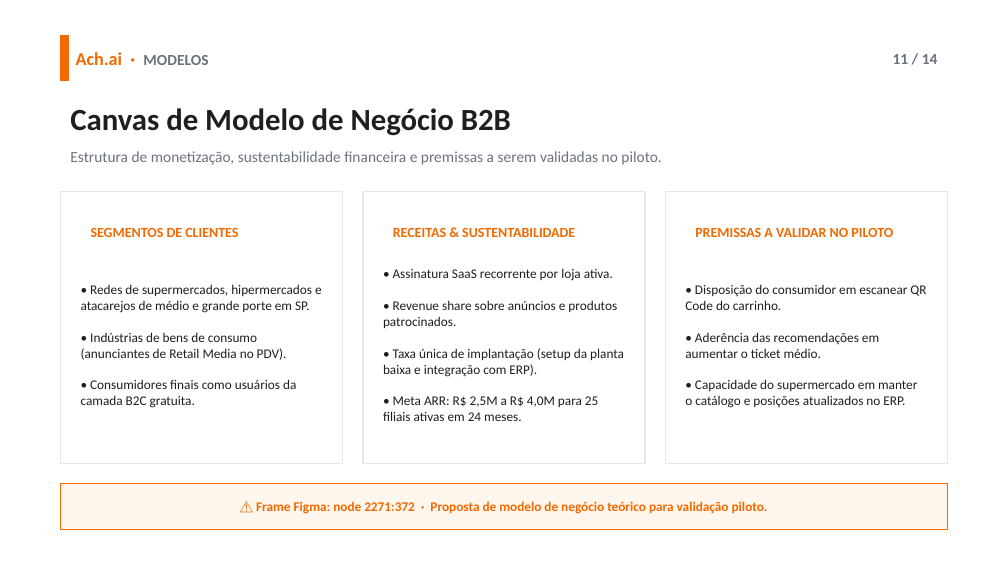
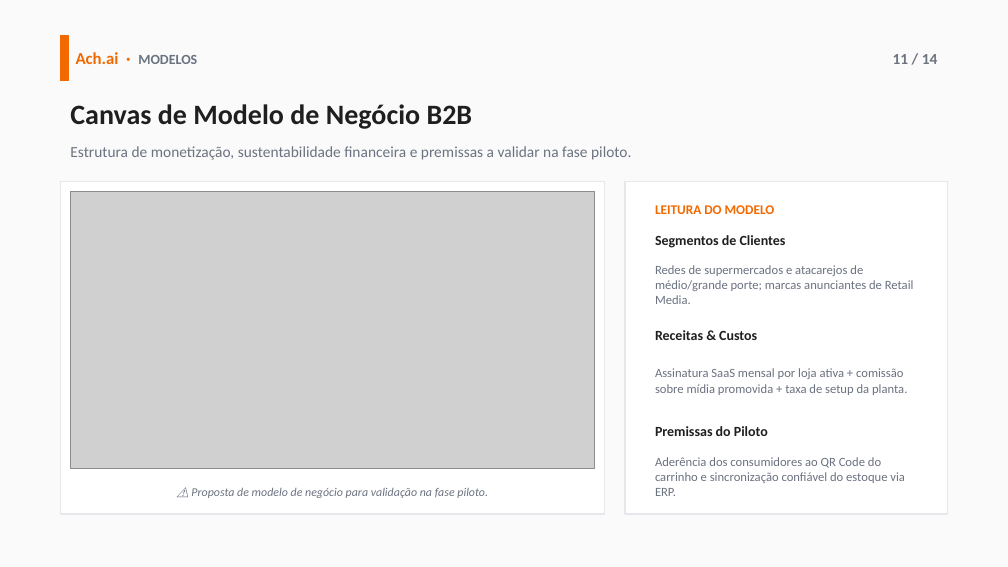
Before and after one commit to 2026-2-NCC7/Projeto2, a slide deck: slide 11 of documentos/apresentações/Ach.ai - Apresentacao TCC (Template 14 Slides).pptx. Drawn at 1008x567 pixels with LibreOffice and Linux fonts; fonts in the diff are those of the drawing; grey boxes stand for pictures. Boxes give left, top, right and bottom in pixels: in the first picture for what was removed or moved away, otherwise in the second. Text is boxed around its words. In the diff, an @@ line names an element or a change of style, - is before the commit and + after.

Commit message:
docs(presentation): atualiza slides com versao concisa e imagens reais do design

```diff
--- a/documentos/apresentações/Ach.ai - Apresentacao TCC (Template 14 Slides).pptx
+++ b/documentos/apresentações/Ach.ai - Apresentacao TCC (Template 14 Slides).pptx
@@ background #FFFFFF to #FAFAFA @@
@@ text "Ach.ai · MODELOS" at (x1=76, y1=52, x2=197, y2=64): size 13 to 12 pt in "Ach.ai ·"; size 11 to 10 pt in "MODELOS" @@
@@ text "Canvas de Modelo de Negócio ..." at (x1=70, y1=104, x2=473, y2=129): size 22 to 20 pt @@
@@ text at (x1=70, y1=146, x2=631, y2=160): text changed @@
-Estrutura de monetização, sustentabilidade financeira e premissas a serem validadas no piloto.
+Estrutura de monetização, sustentabilidade financeira e premissas a validar na fase piloto.
@@ rectangle resized from (x1=60, y1=192, x2=343, y2=464) to (x1=60, y1=181, x2=605, y2=514) @@
@@ picture added at (x1=71, y1=192, x2=595, y2=469) @@
@@ rectangle resized from (x1=363, y1=192, x2=645, y2=464) to (x1=625, y1=181, x2=948, y2=514) @@
@@ text added at (x1=655, y1=205, x2=775, y2=214), 9.5 pt, text #F26900, bold @@
+LEITURA DO MODELO
@@ rectangle removed at (x1=665, y1=192, x2=948, y2=464) @@
@@ text removed at (x1=393, y1=227, x2=575, y2=237) @@
-RECEITAS & SUSTENTABILIDADE
@@ text at (x1=655, y1=235, x2=786, y2=248): text changed; text colour #F26900 to #1F1F1F @@
-SEGMENTOS DE CLIENTES
+Segmentos de Clientes
@@ text removed at (x1=695, y1=227, x2=893, y2=237) @@
-PREMISSAS A VALIDAR NO PILOTO
@@ text removed at (x1=383, y1=268, x2=624, y2=421) @@
-• Assinatura SaaS recorrente por loja ativa.
-• Revenue share sobre anúncios e produtos patrocinados.
-• Taxa única de implantação (setup da planta baixa e integração com ERP).
-• Meta ARR: R$ 2,5M a R$ 4,0M para 25 filiais ativas em 24 meses.
@@ text added at (x1=655, y1=265, x2=914, y2=304), 9 pt, text #6B7280 @@
+Redes de supermercados e atacarejos de médio/grande porte; marcas anunciantes de Retail Media.
@@ text removed at (x1=81, y1=284, x2=322, y2=408) @@
-• Redes de supermercados, hipermercados e atacarejos de médio e grande porte em SP.
-• Indústrias de bens de consumo (anunciantes de Retail Media no PDV).
-• Consumidores finais como usuários da camada B2C gratuita.
@@ text added at (x1=655, y1=330, x2=757, y2=340), 10 pt, text #1F1F1F, bold @@
+Receitas & Custos
@@ text at (x1=655, y1=368, x2=907, y2=395): text changed; size 9.5 to 9 pt; text colour #1F1F1F to #6B7280 @@
-• Disposição do consumidor em escanear QR Code do carrinho.
-• Aderência das recomendações em aumentar o ticket médio.
-• Capacidade do supermercado em manter o catálogo e posições atualizados no ERP.
+Assinatura SaaS mensal por loja ativa + comissão sobre mídia promovida + taxa de setup da planta.
@@ text added at (x1=655, y1=426, x2=768, y2=436), 10 pt, text #1F1F1F, bold @@
+Premissas do Piloto
@@ text added at (x1=655, y1=457, x2=905, y2=496), 9 pt, text #6B7280 @@
+Aderência dos consumidores ao QR Code do carrinho e sincronização confiável do estoque via ERP.
@@ rectangle removed at (x1=60, y1=484, x2=948, y2=529) @@
@@ text at (x1=191, y1=488, x2=488, y2=498): text changed; size 9.5 to 8.5 pt; text colour #F26900 to #6B7280; bold off; italic on @@
-⚠️ Frame Figma: node 2271:372 · Proposta de modelo de negócio teórico para validação piloto.
+⚠️ Proposta de modelo de negócio para validação na fase piloto.
```
Also in this commit, not shown: 9 other slides changed, 4 slides added, 4 slides removed.
